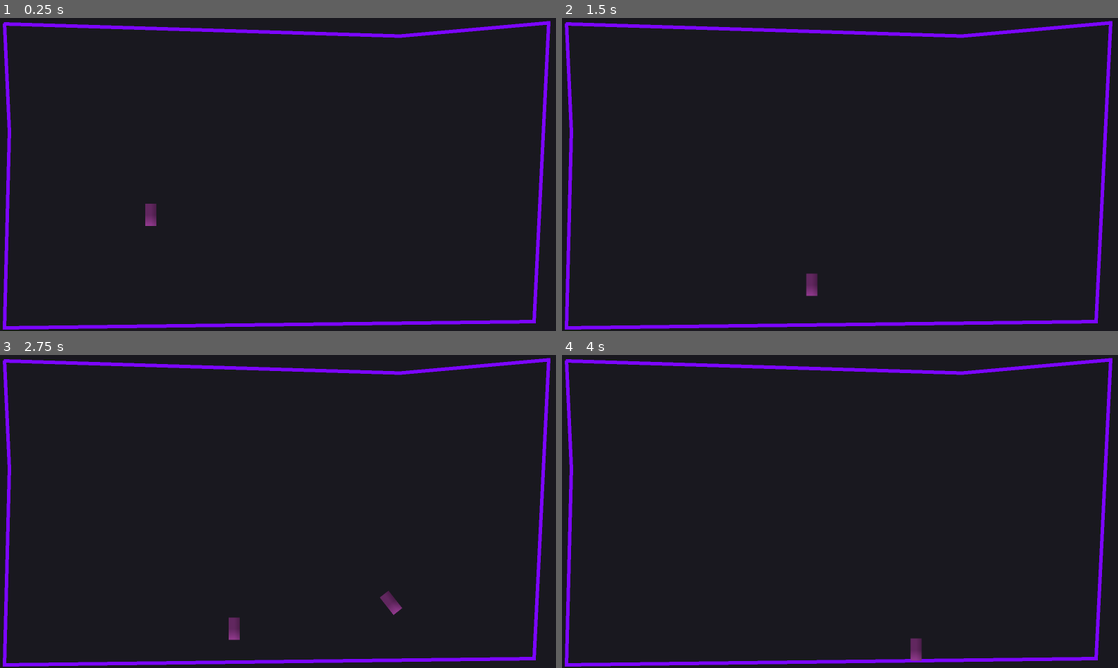
Above: before the commit, frames 1-4 (two rows, left to right).
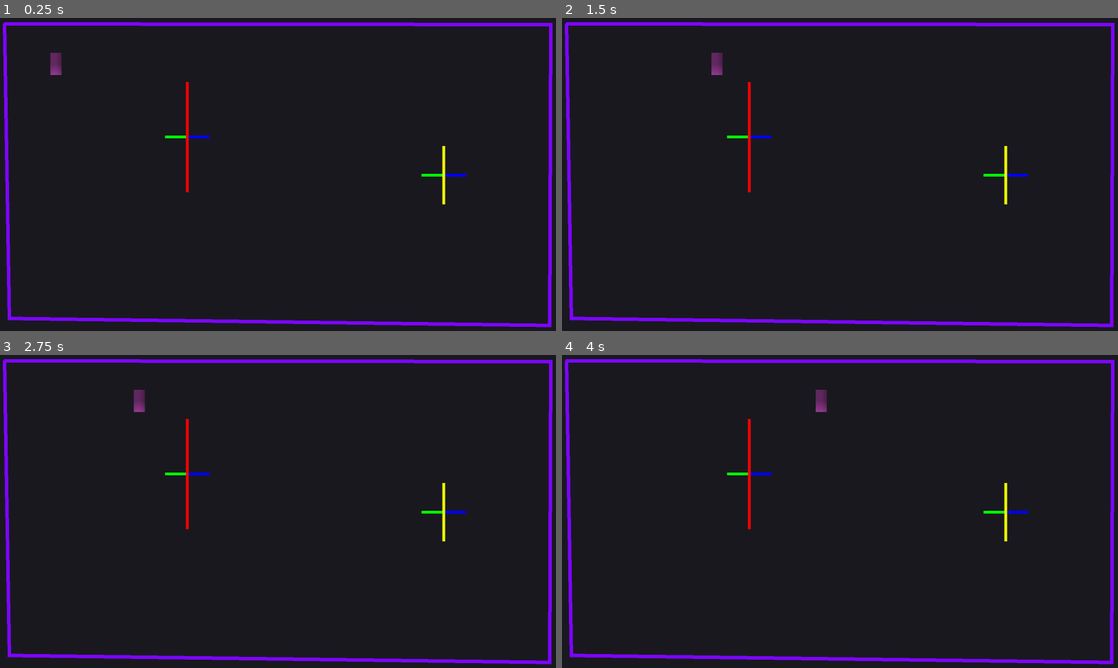
Above: after the commit, the same moments.

Repository: zaftnotameni/Portals
Game: Godot game, scene res://demo/scenes/demo.tscn
Two runs of this game, one before a commit and one after it. Both use one fixed random seed, a clock stepped at 60 frames per second and the inputs below.
Inputs:
- Up to frame 1 (0.25 s): no input
- Up to frame 2 (1.5 s): tap Enter (ui_accept) at 0.5, 0.6, 0.77, 1.07, 1.35 s; hold Right (ui_right) from 0.53 s (still down)
- Up to frame 3 (2.75 s): tap Enter (ui_accept) at 1.52, 1.82, 2.1 s; release Right (ui_right) at 2.03 s; hold Left (ui_left) from 2.03 s (still down)
- Up to frame 4 (4 s): release Left (ui_left) at 2.78 s; hold Right (ui_right) from 2.78 s (still down); tap Enter (ui_accept) at 2.85, 3.02, 3.32, 3.6, 3.77 s

The runs differ from the first frame. In frame 1, 6.6% of the frame differs, in the area x 0-100%, y 0-100%; in frame 2, 6.6%; in frame 3, 6.8%; in frame 4, 6.6%.

Commit message:
portals with some simple debug graphics

Diff:
--- a/godot4/gdscript/zaft/demo/scenes/demo.tscn
+++ b/godot4/gdscript/zaft/demo/scenes/demo.tscn
@@ -1,18 +1,17 @@
-[gd_scene load_steps=6 format=3 uid="uid://df4ecv0jatbt5"]
+[gd_scene load_steps=5 format=3 uid="uid://df4ecv0jatbt5"]
 
 [ext_resource type="Script" path="res://demo/scripts/demo.gd" id="1_fwri2"]
-[ext_resource type="PackedScene" uid="uid://bmjacxspsp551" path="res://demo/scenes/player.tscn" id="2_o2yfo"]
 [ext_resource type="PackedScene" uid="uid://bkbxdj2oflyus" path="res://lib/scenes/portal.tscn" id="3_ty8vs"]
 
 [sub_resource type="Curve2D" id="Curve2D_3ucin"]
 _data = {
-"points": PackedVector2Array(0, 0, 0, 0, 2, -17, 0, 0, 0, 0, -1, 159)
+"points": PackedVector2Array(0, 0, 0, 0, -137, -234, 0, 0, 0, 0, -137, -551)
 }
 point_count = 2
 
 [sub_resource type="Curve2D" id="Curve2D_3y65h"]
 _data = {
-"points": PackedVector2Array(0, 0, 0, 0, -37, -62, 0, 0, 0, 0, 70, 79)
+"points": PackedVector2Array(0, 0, 0, 0, 154, -182, 0, 0, 0, 0, 154, -350)
 }
 point_count = 2
 
@@ -21,10 +20,7 @@
 
 [node name="Line2D" type="Line2D" parent="."]
 self_modulate = Color(0.486786, 0.0195313, 1, 1)
-points = PackedVector2Array(13, 16, 27, 326, 13, 891, 1537, 873, 1579, 14, 1151, 52, 11, 17)
-
-[node name="Player" parent="." instance=ExtResource("2_o2yfo")]
-position = Vector2(434, 537)
+points = PackedVector2Array(13, 16, 27, 864, 1582, 884, 1585, 19, 11, 17)
 
 [node name="Portal" parent="." instance=ExtResource("3_ty8vs")]
 position = Vector2(676, 735)
@@ -34,7 +30,11 @@
 
 [node name="Portal2" parent="." instance=ExtResource("3_ty8vs")]
 position = Vector2(1123, 718)
+color = Color(0.95, 1, 0, 1)
 
 [node name="Path2D" type="Path2D" parent="Portal2"]
 position = Vector2(-1, 0)
 curve = SubResource("Curve2D_3y65h")
+
+[node name="Spawner" type="Node2D" parent="."]
+position = Vector2(161, 132)
--- a/godot4/gdscript/zaft/demo/scripts/demo.gd
+++ b/godot4/gdscript/zaft/demo/scripts/demo.gd
@@ -1,7 +1,28 @@
 extends Node2D
+
+@onready var spawner : Node2D = $Spawner
+
+const PLAYER_GROUP := &'players'
+const PLAYER := preload('res://demo/scenes/player.tscn')
 
 func _ready() -> void:
   child_lines_to_bodies(self)
+  spawn_player()
+
+func _input(event: InputEvent) -> void:
+  if event.is_action_pressed(&'respawn'):
+    spawn_player()
+
+func spawn_player():
+  var existing := get_tree().get_first_node_in_group(PLAYER_GROUP)
+  if existing:
+    existing.queue_free()
+    await existing.tree_exited
+
+  var p := PLAYER.instantiate()
+  add_child(p)
+  p.add_to_group(PLAYER_GROUP)
+  p.global_position = spawner.global_position
 
 func segment_to_body(a, b) -> Variant:
   if not a: return b
--- a/godot4/gdscript/zaft/demo/scripts/player.gd
+++ b/godot4/gdscript/zaft/demo/scripts/player.gd
@@ -9,22 +9,18 @@
   var col := CollisionPolygon2D.new()
   col.polygon = poly.polygon.duplicate()
   add_child(col)
+  motion_mode = MOTION_MODE_FLOATING
 
-func _physics_process(delta: float) -> void:
-  # Add the gravity.
-  if not is_on_floor():
-    velocity += get_gravity() * delta
+func _physics_process(_delta: float) -> void:
+  var direction := read_direction()
+  if not direction.is_zero_approx(): move(direction)
+  else: stop()
+  move_and_slide()
 
-  # Handle jump.
-  if Input.is_action_just_pressed("ui_accept") and is_on_floor():
-    velocity.y = JUMP_VELOCITY
+func move(direction:Vector2):
+  velocity = direction * SPEED
 
-  # Get the input direction and handle the movement/deceleration.
-  # As good practice, you should replace UI actions with custom gameplay actions.
-  var direction := Input.get_axis("ui_left", "ui_right")
-  if direction:
-    velocity.x = direction * SPEED
-  else:
-    velocity.x = move_toward(velocity.x, 0, SPEED)
+func stop():
+  velocity = velocity.move_toward(Vector2.ZERO, SPEED)
 
-  move_and_slide()
+func read_direction() -> Vector2 : return Vector2(Input.get_axis("ui_left", "ui_right"), Input.get_axis("ui_up", "ui_down")).normalized()
--- a/godot4/gdscript/zaft/lib/scripts/portal-scene.gd
+++ b/godot4/gdscript/zaft/lib/scripts/portal-scene.gd
@@ -1,11 +1,19 @@
 @tool
 class_name MC_PortalScene extends Node2D
 
-const PORTALS_GROUP := 'portals'
+@export var color: Color = Color.RED
 
+const PORTAL_GROUP := &'portals'
+
+var area : Area2D
 var current_body : Node2D
 var current_dummy : Node2D
 var baseline : Node2D
+var normal_a: Vector2
+var normal_b: Vector2
+var a: Vector2
+var b: Vector2
+var c: Vector2
 
 var _the_path : Path2D
 var the_path : Path2D :
@@ -29,13 +37,21 @@
   if not current_visuals: return
   var delta_self := baseline.to_local(current_visuals.global_position)
   current_dummy.global_position = other_portal.baseline.to_global(delta_self)
-  current_dummy.rotation = current_visuals.rotation + (other_portal.baseline.rotation - baseline.rotation)
+  current_dummy.rotation = current_body.rotation + (other_portal.baseline.rotation - baseline.rotation)
 
 func on_body_exited(n:Node):
   if not n: return
   if current_body != n: return
+  current_body.rotation = current_dummy.rotation
+  current_body.global_position = current_dummy.global_position
   current_body = null
   current_dummy.queue_free()
+  other_portal.cooldown_for_a_bit()
+
+func cooldown_for_a_bit():
+  process_mode = PROCESS_MODE_DISABLED
+  await get_tree().create_timer(0.1).timeout
+  process_mode = PROCESS_MODE_INHERIT
 
 func on_body_entered(n:Node):
   if not n: return
@@ -45,18 +61,24 @@
   if not visuals: return
   current_body = n
   current_dummy = visuals.duplicate(0)
+  current_dummy.rotation = current_body.rotation + (other_portal.baseline.rotation - baseline.rotation)
   other_portal.add_child(current_dummy)
 
 func _enter_tree() -> void:
-  add_to_group(PORTALS_GROUP)
+  add_to_group(PORTAL_GROUP)
 
 func _ready() -> void:
-  var area := Area2D.new()
+  area = Area2D.new()
   var col := CollisionShape2D.new()
   var seg := SegmentShape2D.new()
   var late := the_path.curve.tessellate();
   seg.a = late[0]
   seg.b = late[late.size() - 1]
+  a = seg.a
+  b = seg.b
+  c = (a + b) * 0.5
+  normal_a = (a - b).orthogonal().normalized()
+  normal_b = normal_a.rotated(PI)
   col.shape = seg
   area.add_child(col)
   add_child(area)
@@ -67,20 +89,25 @@
   baseline.global_position = col.to_global(seg.a)
   baseline.rotation = seg.a.angle_to_point(seg.b)
 
+func _draw() -> void:
+  draw_line(c, c + (normal_a * 64.0), Color.BLUE, 8.0)
+  draw_line(c, c + (normal_b * 64.0), Color.GREEN, 8.0)
+  draw_line((a), (b), color, 8.0)
+
+func resolve_other_portal():
+  for p in get_tree().get_nodes_in_group(PORTAL_GROUP):
+    if p and p is MC_PortalScene and p != self:
+      _other_portal = p
+
+func resolve_path():
+  for ch in get_children():
+    if ch is Path2D:
+      _the_path = ch
+      return
+
 func _get_configuration_warnings() -> PackedStringArray:
   if not the_path:
     return ['Must have a child of type Path2D']
   if not the_path.curve.point_count == 2:
     return ['Must have a child of type Path2D, containing exactly 2 points in its curve']
   return []
-
-func resolve_other_portal():
-  for p in get_tree().get_nodes_in_group(PORTALS_GROUP):
-    if p and p is MC_PortalScene and p != self:
-      _other_portal = p
-
-func resolve_path():
-  for c in get_children():
-    if c is Path2D:
-      _the_path = c
-      return
--- /dev/null
+++ b/godot4/gdscript/zaft/lib/scripts/spotlight.gd
@@ -0,0 +1,13 @@
+extends Node
+
+func _ready() -> void:
+  call_deferred('check_for_camera')
+
+func check_for_camera():
+  var cam := get_viewport().get_camera_2d()
+  if not cam:
+    spawn_camera()
+
+func spawn_camera():
+  var node := get_tree().get_first_node_in_group('camera-follow')
+  node.add_child(Camera2D.new())
--- a/godot4/gdscript/zaft/project.godot
+++ b/godot4/gdscript/zaft/project.godot
@@ -28,6 +28,10 @@
 "res://lib/": "red"
 }
 
+[global_group]
+
+camera-follow=""
+
 [input]
 
 ui_accept={
@@ -52,6 +56,13 @@
 , Object(InputEventJoypadButton,"resource_local_to_scene":false,"resource_name":"","device":-1,"button_index":0,"pressure":0.0,"pressed":true,"script":null)
 ]
 }
+respawn={
+"deadzone": 0.5,
+"events": [Object(InputEventKey,"resource_local_to_scene":false,"resource_name":"","device":-1,"window_id":0,"alt_pressed":false,"shift_pressed":false,"ctrl_pressed":false,"meta_pressed":false,"pressed":false,"keycode":0,"physical_keycode":82,"key_label":0,"unicode":114,"location":0,"echo":false,"script":null)
+, Object(InputEventJoypadButton,"resource_local_to_scene":false,"resource_name":"","device":-1,"button_index":8,"pressure":0.0,"pressed":true,"script":null)
+, Object(InputEventJoypadButton,"resource_local_to_scene":false,"resource_name":"","device":-1,"button_index":7,"pressure":0.0,"pressed":true,"script":null)
+]
+}
 
 [rendering]
 
